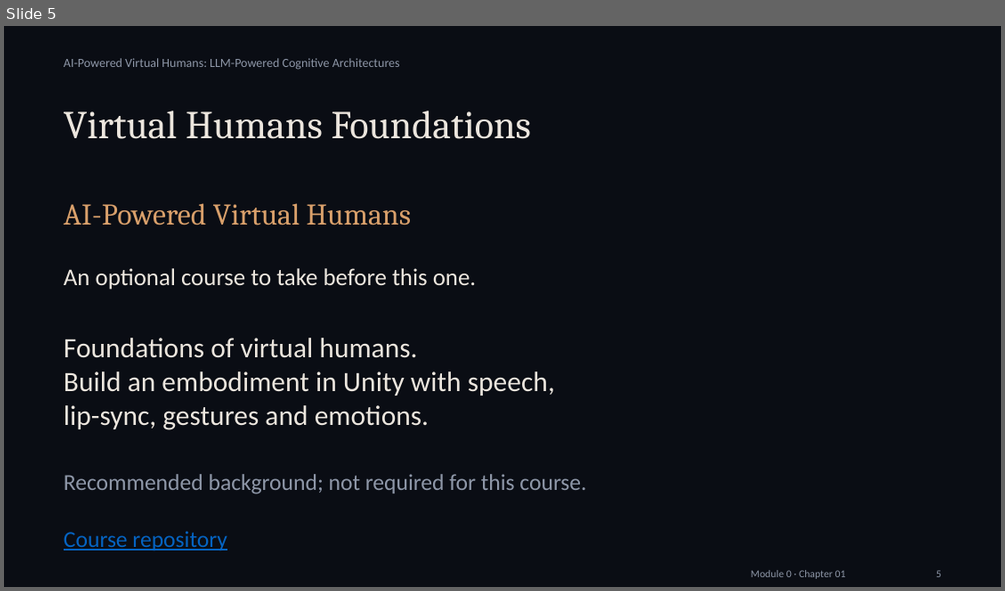
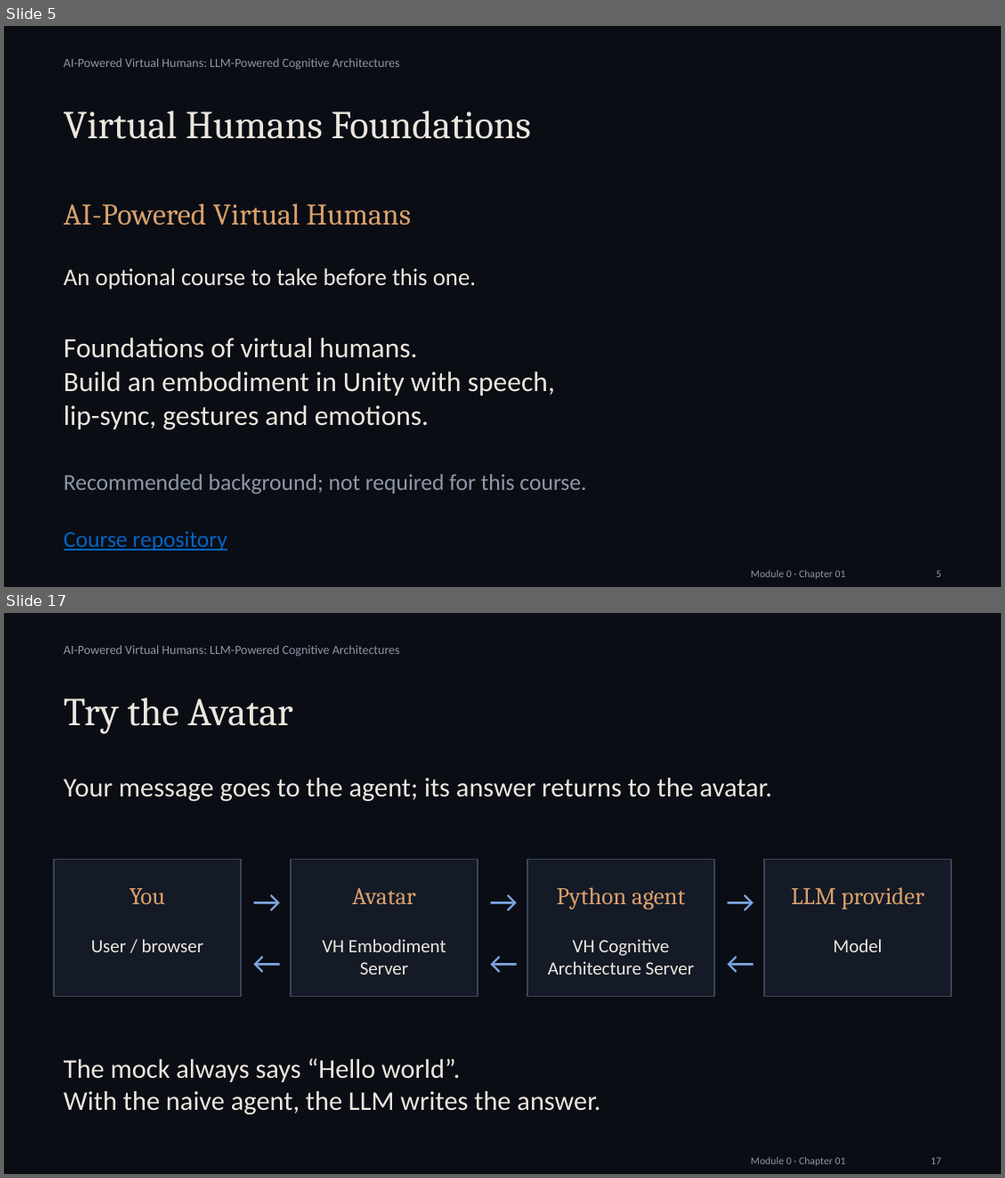
Before and after one commit to alessandropec/virtual-humans-cognitive-architectures, a slide deck: virtual_human_course/Module_0/Chapter_01/Slides/Module_0_Chapter_01_Introduction_and_Setup.pptx. Shown one above the other, each under a label of ours: slide 5 before the commit, slides 5 and 17 after it; the slides between them are not shown. The pictures are 1005x591 and 1005x1178 pixels, drawn with LibreOffice and Linux fonts; fonts in the diff are those of the drawing. Boxes give left, top, right and bottom in pixels: in the first picture for what was removed or moved away, otherwise in the second. Text is boxed around its words. In the diff, an @@ line names an element or a change of style, - is before the commit and + after.

Commit message:
Revise Module 0 tutorial and organize course agents by chapter

```diff
--- a/virtual_human_course/Module_0/Chapter_01/Slides/Module_0_Chapter_01_Introduction_and_Setup.pptx
+++ b/virtual_human_course/Module_0/Chapter_01/Slides/Module_0_Chapter_01_Introduction_and_Setup.pptx
@@ slide 17 added at [4,613,1001,1174], background #0A0D14 @@
@@ text added at [64,645,400,657], 9 pt, text #8E97A8 @@
+AI-Powered Virtual Humans: LLM-Powered Cognitive Architectures
@@ text added at [64,698,293,734], 28.5 pt, text #ECE6DE @@
+Try the Avatar
@@ text added at [64,778,772,802], 19.5 pt, text #ECE6DE @@
+Your message goes to the agent; its answer returns to the avatar.
@@ rectangle added at [54,860,242,997], fill #141A26, outline #3A4458 0.75 pt @@
@@ text added at [243,877,289,922], 22.5 pt, text #7FA8E3 @@
+→
@@ rectangle added at [291,860,478,997], fill #141A26, outline #3A4458 0.75 pt @@
@@ text added at [479,877,526,922], 22.5 pt, text #7FA8E3 @@
+→
@@ rectangle added at [527,860,715,997], fill #141A26, outline #3A4458 0.75 pt @@
@@ text added at [717,877,762,922], 22.5 pt, text #7FA8E3 @@
+→
@@ rectangle added at [763,860,951,997], fill #141A26, outline #3A4458 0.75 pt @@
@@ text added at [129,888,165,904], 17.2 pt, text #D9A06B @@
+You
@@ text added at [352,888,416,905], 17.2 pt, text #D9A06B @@
+Avatar
@@ text added at [557,887,685,909], 17.2 pt, text #D9A06B @@
+Python agent
@@ text added at [791,887,924,909], 17.2 pt, text #D9A06B @@
+LLM provider
@@ text added at [91,939,203,952], 13.5 pt, text #ECE6DE @@
+User / browser
@@ text added at [243,938,289,983], 22.5 pt, text #7FA8E3 @@
+←
@@ text added at [322,939,446,974], 13.5 pt, text #ECE6DE @@
+VH Embodiment
+Server
@@ text added at [479,938,526,983], 22.5 pt, text #7FA8E3 @@
+←
@@ text added at [548,939,694,974], 13.5 pt, text #ECE6DE @@
+VH Cognitive
+Architecture Server
@@ text added at [717,938,762,983], 22.5 pt, text #7FA8E3 @@
+←
@@ text added at [833,939,882,952], 13.5 pt, text #ECE6DE @@
+Model
@@ text added at [64,1058,600,1115], 19.5 pt, text #ECE6DE @@
+The mock always says “Hello world”.
+With the naive agent, the LLM writes the answer.
@@ text added at [751,1157,846,1166], 7.5 pt, text #8E97A8 @@
+Module 0 · Chapter 01
@@ text added at [930,1157,941,1164], 7.5 pt, text #8E97A8 @@
+17
```
Also in this commit, not shown: 18 slides changed, 1 other slide added, 13 other files.
